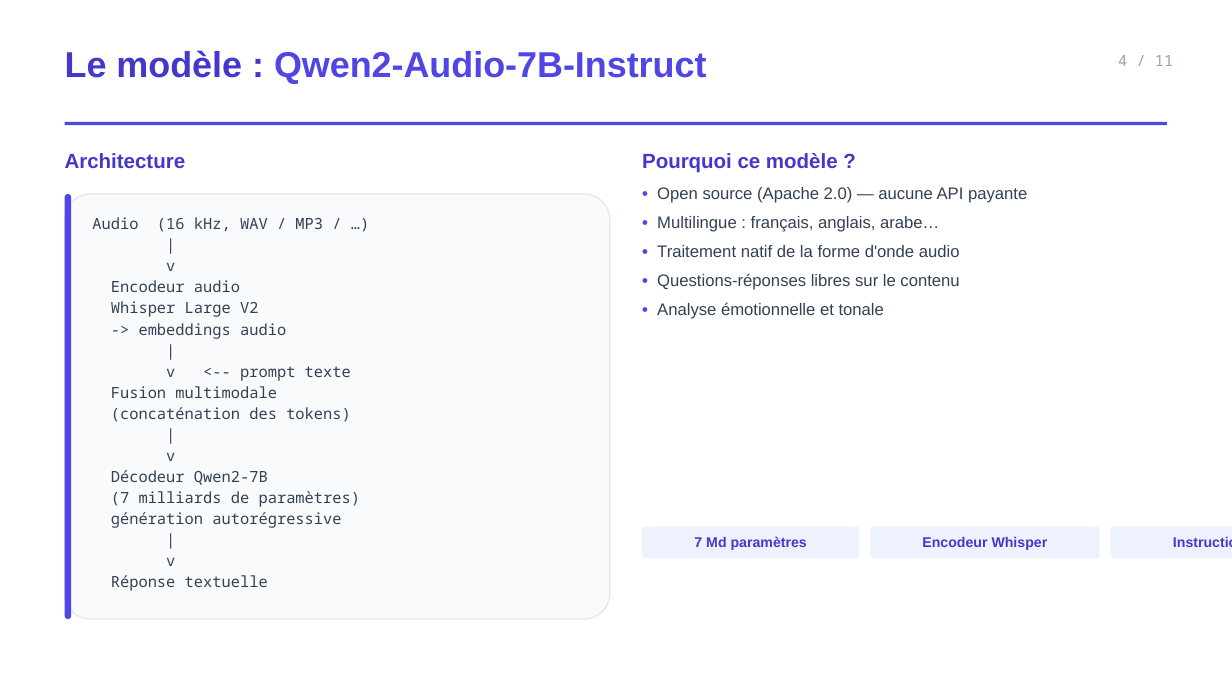
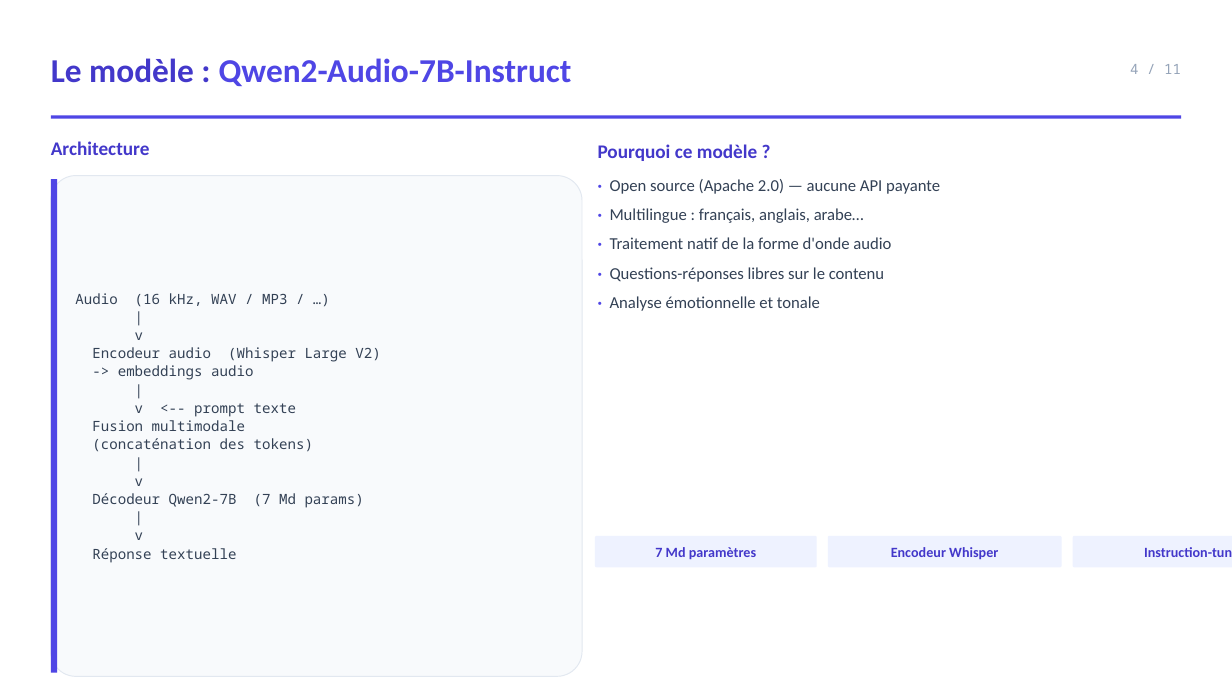
Before and after one commit to mouadelhaddad/Tasnim, a slide deck: slide 4 of presentation/presentation.pptx. Drawn at 1232x693 pixels with LibreOffice and Linux fonts; fonts in the diff are those of the drawing. Boxes give left, top, right and bottom in pixels: in the first picture for what was removed or moved away, otherwise in the second. Text is boxed around its words. In the diff, an @@ line names an element or a change of style, - is before the commit and + after.

```diff
--- a/presentation/presentation.pptx
+++ b/presentation/presentation.pptx
@@ text "Le modèle : Qwen2-Audio-7B-Instruct": place and size @@
-text "Le modèle : Qwen2-Audio-7B-Instruct" at box(65, 50, 707, 84)
+text "Le modèle : Qwen2-Audio-7B-Instruct" at box(51, 58, 572, 86)
@@ text "Le modèle : Qwen2-Audio-7B-Instruct" at box(51, 58, 572, 86): size 28 to 26 pt, font Arial to Calibri; vertical alignment top to middle @@
@@ text "4 / 11": place and size @@
-text "4 / 11" at box(1118, 55, 1173, 66)
+text "4 / 11" at box(1130, 64, 1181, 74)
@@ text "4 / 11" at box(1130, 64, 1181, 74): size 12 to 11 pt; vertical alignment top to middle @@
@@ rectangle: place and size @@
-rectangle at box(65, 122, 1167, 125)
+rectangle at box(51, 116, 1181, 118)
@@ text "Architecture": place and size @@
-text "Architecture" at box(65, 153, 186, 168)
+text "Architecture" at box(51, 141, 150, 155)
@@ text "Architecture" at box(51, 141, 150, 155): size 16 to 15 pt, font Arial to Calibri @@
@@ text "Pourquoi ce modèle ?": place and size @@
-text "Pourquoi ce modèle ?" at box(642, 153, 1027, 319)
+text "Pourquoi ce modèle ?" at box(598, 144, 940, 311)
@@ text at box(598, 144, 757, 161): size 16 to 15 pt, font Arial to Calibri in "Pourquoi ce modèle ?"; more space between paragraphs @@
@@ rounded rectangle: place and size @@
-rounded rectangle at box(65, 194, 610, 619)
+rounded rectangle at box(51, 176, 582, 677)
@@ rounded rectangle at box(51, 176, 582, 677): outline #E2E8F0 1 pt to #E2E8F0 0.75 pt; proportions changed @@
@@ rectangle: place and size @@
-rectangle at box(65, 194, 71, 619)
+rectangle at box(51, 179, 57, 673)
@@ rectangle at box(51, 179, 57, 673): rounded rectangle to rectangle @@
@@ text "Audio (16 kHz, WAV / ...": place and size @@
-text "Audio (16 kHz, WAV / ..." at box(92, 217, 361, 591)
+text "Audio (16 kHz, WAV / ..." at box(75, 293, 380, 563)
@@ text "Audio (16 kHz, WAV / ..." at box(75, 293, 380, 563): vertical alignment top to middle @@
@@ text at box(610, 179, 940, 311): text changed; font Arial to Calibri @@
-• Open source (Apache 2.0) — aucune API payante
-• Multilingue : français, anglais, arabe…
-• Traitement natif de la forme d'onde audio
-• Questions-réponses libres sur le contenu
-• Analyse émotionnelle et tonale
+· Open source (Apache 2.0) — aucune API payante
+· Multilingue : français, anglais, arabe…
+· Traitement natif de la forme d'onde audio
+· Questions-réponses libres sur le contenu
+· Analyse émotionnelle et tonale
@@ text at box(75, 293, 313, 563): size 12 to 11 pt in "Audio (16 kHz, WAV / MP3 / ...", "|", "v", "-> embeddings audio" and 9 more places; less space between paragraphs @@
@@ text at box(92, 347, 380, 362): text changed; size 12 to 11 pt @@
-Encodeur audio
-Whisper Large V2
+Encodeur audio (Whisper Large V2)
@@ text at box(92, 493, 364, 508): text changed; size 12 to 11 pt @@
-Décodeur Qwen2-7B
-(7 milliards de paramètres)
-génération autorégressive
+Décodeur Qwen2-7B (7 Md params)
@@ font Arial to Calibri; proportions changed in 3 elements at box(1073, 536, 1232, 567), box(828, 536, 1062, 567), box(595, 536, 817, 567) @@
@@ rounded rectangle "7 Md paramètres": place and size @@
-rounded rectangle "7 Md paramètres" at box(642, 527, 860, 558)
+rounded rectangle "7 Md paramètres" at box(595, 536, 817, 567)
@@ rounded rectangle "Encodeur Whisper": place and size @@
-rounded rectangle "Encodeur Whisper" at box(871, 527, 1100, 558)
+rounded rectangle "Encodeur Whisper" at box(828, 536, 1062, 567)
@@ rounded rectangle "Instruction-tuned": place and size @@
-rounded rectangle "Instruction-tuned" at box(1111, 527, 1232, 558)
+rounded rectangle "Instruction-tuned" at box(1073, 536, 1232, 567)
```
Also in this commit, not shown: 10 other slides changed, 1 other file.
